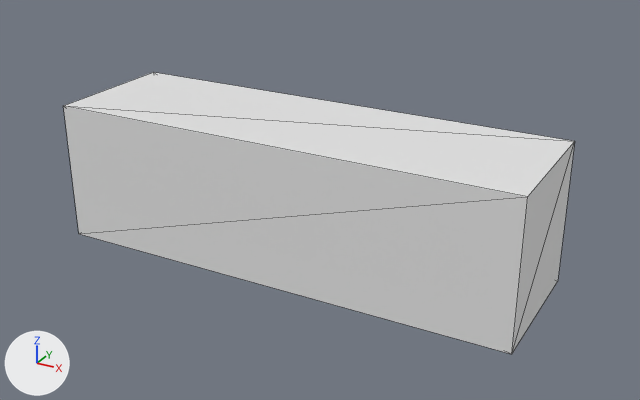
A saved change to the glTF model src/worlds/Outside/assets/models/spaceship/controldesk.gltf.
Rendered twice from a camera (50 mm lens) standing at (4.2, 2.56, 4.35) and looking at (0.17, 9.89, 0.69). The lights are fixed; the arrows at lower left show +X, +Y and +Z. Mesh edges are drawn as thin lines. Where no turn or scale is listed for an object, it has been applied to the vertices. Vertices at the same position are counted once.

In view in the first picture: 'controldesk'.
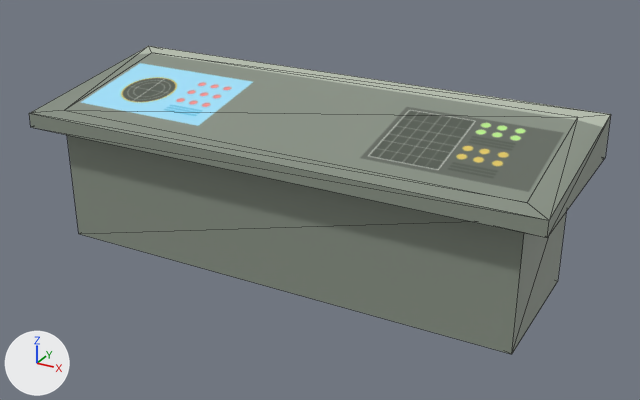
Pixel boxes [x1, y1, x2, y2] of what changed, in the pictures (640 x 400 px):
'controldesk', reshaped (14% wider, 9% taller): before [64, 72, 575, 354]; after [29, 46, 611, 354]

The change, as a list of edits to the scene's bpy script:
```text
Add img_controldesk:
    img_controldesk = load_image('controlDesk', '_unpacked/controlDesk', 1080, 1080, 'sRGB')
Add mat_default_obj_009:
    mat_default_obj_009 = principled_material('Default OBJ.009')
    mat_default_obj_009.texture = img_controldesk
Change me_controldesk:
    used by ob_controldesk; location = (0.0, 0.0, 0.0)
    remove me_controldesk.from_pydata(...)  # 8 vertices, 12 faces; spans x -2.5..2.5, y 9.13..10.63, z 0.0..1.5
    remove me_controldesk.materials.append(mat_default_obj)  # white #e7e7e7
    add me_controldesk.from_pydata(...)  # 20 vertices, 36 faces; spans x -2.75..2.75, y 8.88..10.88, z 0.0..1.73
    me_controldesk part 1
    4 vertices are removed from x -2.5..2.5, y 9.13..10.63, z 1.5
    10 faces are deleted
    16 vertices are added at x -2.75..2.75, y 8.88..10.88, z 1.3..1.73
    34 new faces join them
    add me_controldesk.materials.append(mat_default_obj_009)  # picture img_controldesk
```
